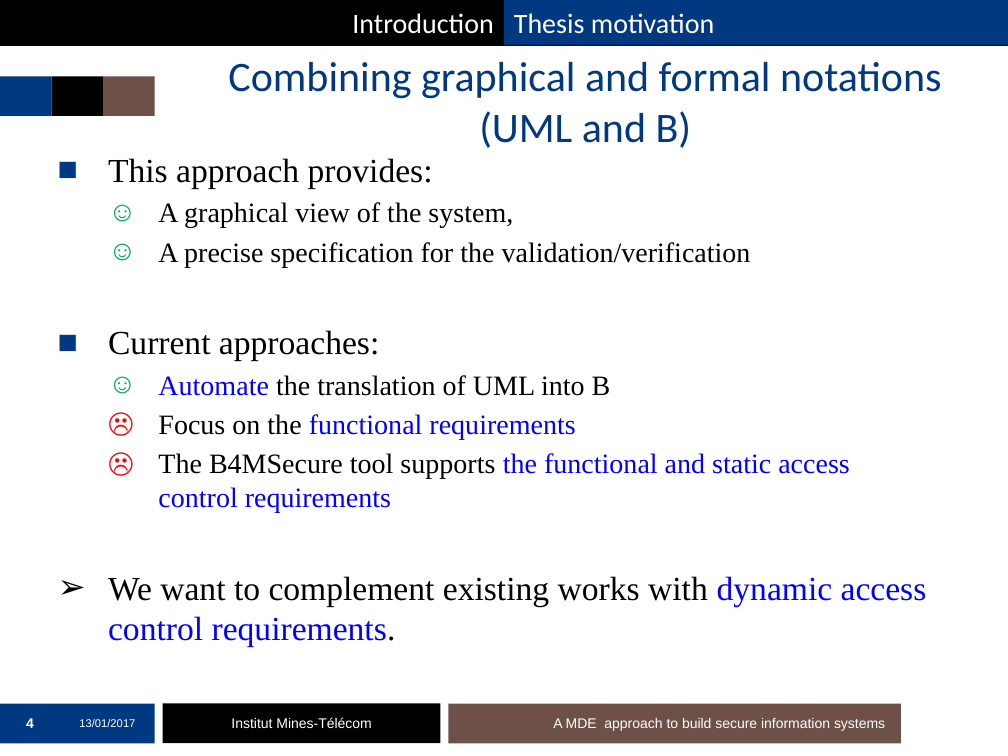
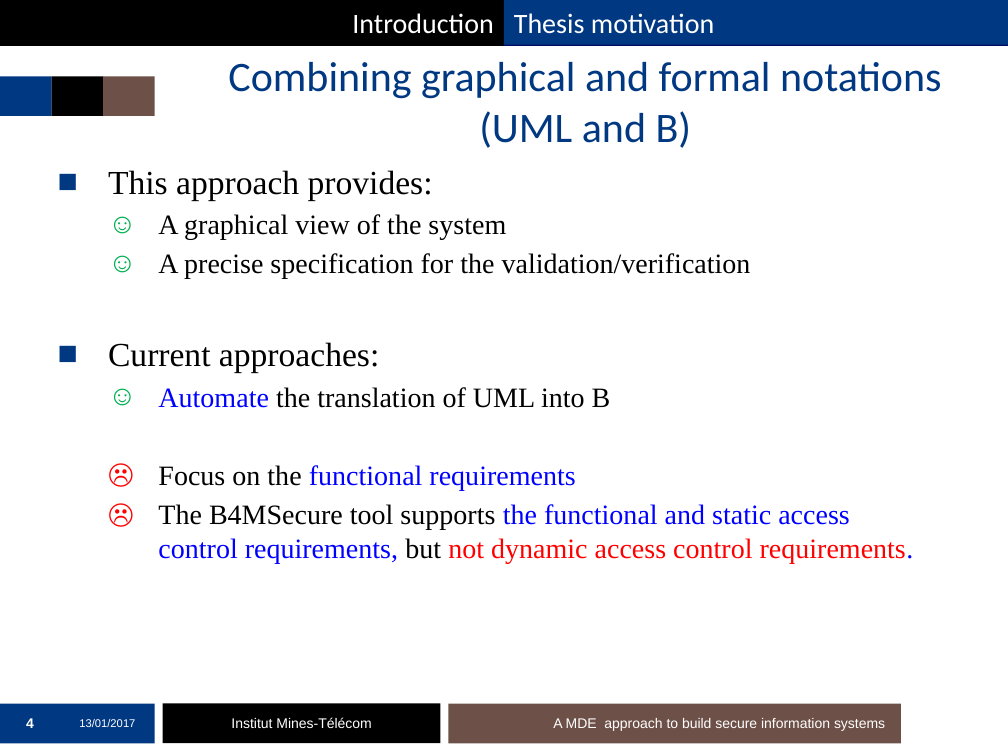
Before and after one commit to mai-ng/phdDefense, a slide deck: slide 4 of slides/presentation-defense.pptx. Drawn at 1008x756 pixels with LibreOffice and Linux fonts; fonts in the diff are those of the drawing; background and template pictures are left out. Boxes give left, top, right and bottom in pixels: in the first picture for what was removed or moved away, otherwise in the second. Text is boxed around its words. In the diff, an @@ line names an element or a change of style, - is before the commit and + after.

```diff
--- a/slides/presentation-defense.pptx
+++ b/slides/presentation-defense.pptx
@@ text "This approach provides:": place and size @@
-text "This approach provides:" at [108,158,927,647]
+text "This approach provides:" at [108,170,914,563]
@@ text at [158,214,506,240]: text changed @@
-  ☺ A graphical view of the system,
+  ☺ A graphical view of the system
@@ text at [158,504,914,563]: text changed @@
-  ☹ The B4MSecure tool supports the functional and static access control requirements
-➢ We want to complement existing works with dynamic access control requirements.
+  ☹ The B4MSecure tool supports the functional and static access control requirements, but not dynamic access control requirements.
```
Also in this commit, not shown: 12 other slides changed.
